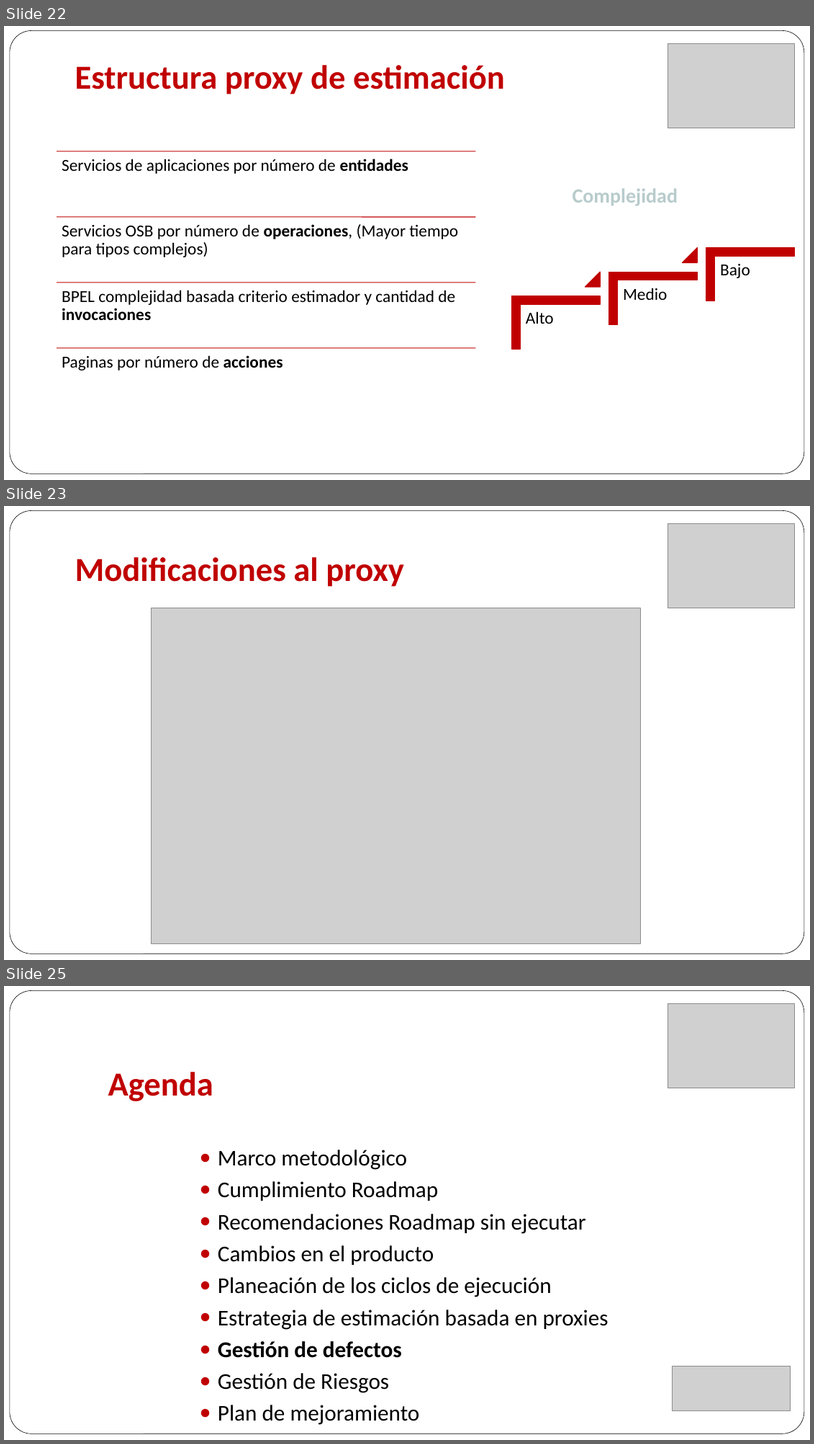
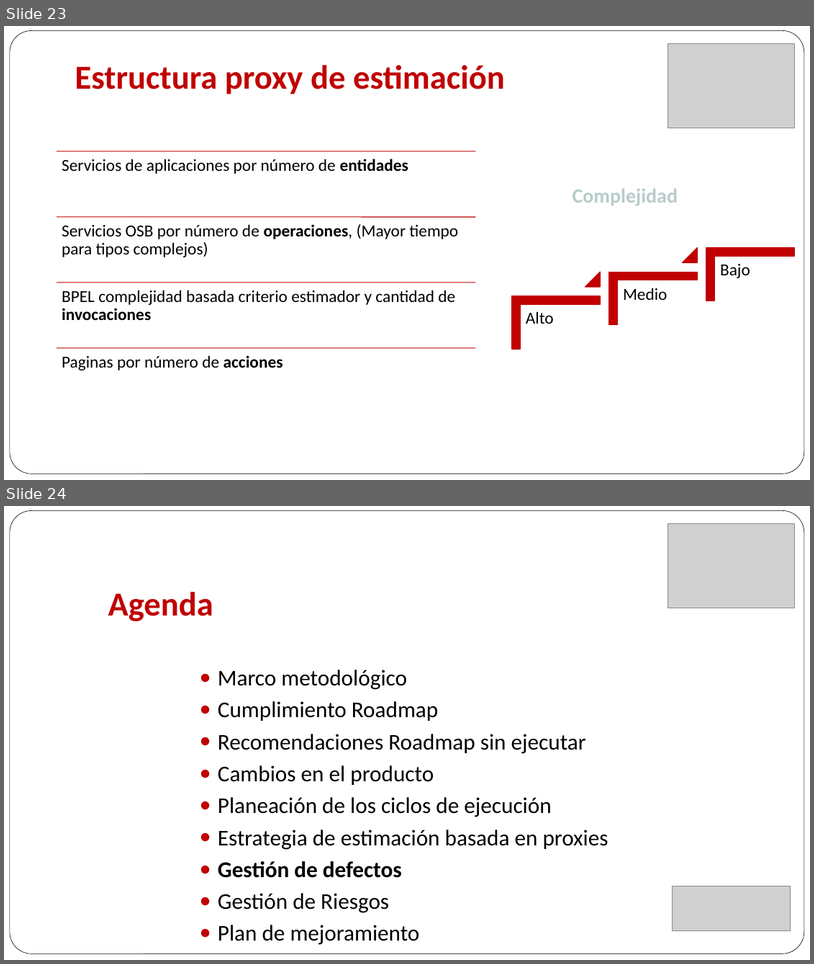
Before and after one commit to maforero/fejunesjuma, a slide deck: Projecto 3/Presenacion/Arquitectura Objetivo MPLA.pptx. Shown one above the other, each under a label of ours: slides 22, 23 and 25 before the commit, slides 23 and 24 after it; the slides between them are not shown. The pictures are 814x1444 and 814x964 pixels, drawn with LibreOffice and Linux fonts; fonts in the diff are those of the drawing; grey boxes stand for pictures. Boxes give left, top, right and bottom in pixels: in the first picture for what was removed or moved away, otherwise in the second. Text is boxed around its words. In the diff, an @@ line names an element or a change of style, - is before the commit and + after.

Commit message:
Presentación final

```diff
--- a/Projecto 3/Presenacion/Arquitectura Objetivo MPLA.pptx
+++ b/Projecto 3/Presenacion/Arquitectura Objetivo MPLA.pptx
@@ slide 23 removed at box(4, 506, 810, 960), background #FFFFFF; not listed: 1 template element that a slide beside it also shows @@
@@ picture removed at box(669, 523, 795, 608) @@
@@ title removed at box(75, 557, 404, 587) @@
-Modificaciones al proxy
@@ picture removed at box(152, 608, 642, 943) @@
@@ what was slide 22 is now slide 23 @@
@@ what was slide 25 is now slide 24 @@
```
Also in this commit, not shown: 1 slide added, 1 other slide removed.
